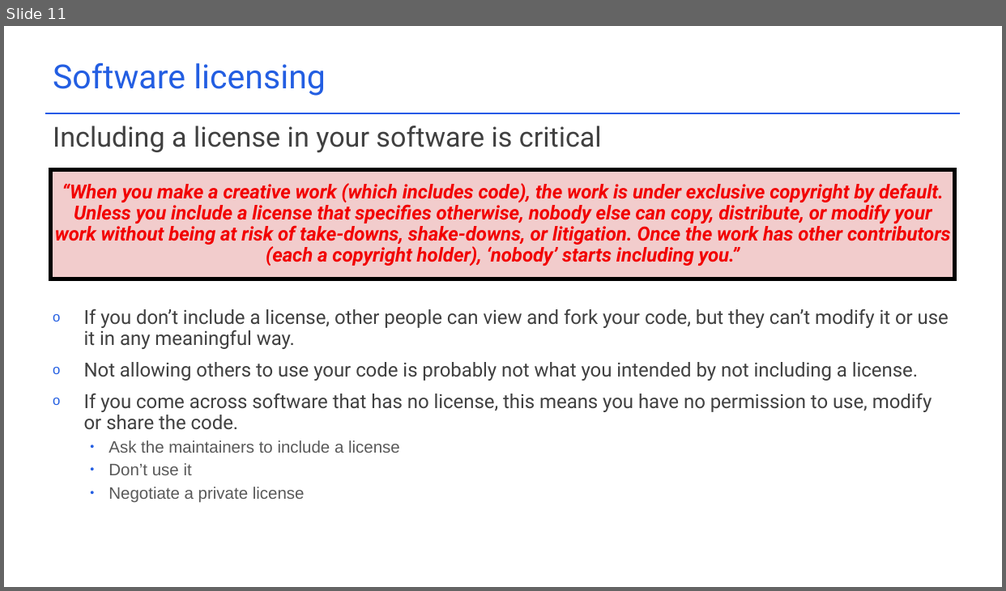
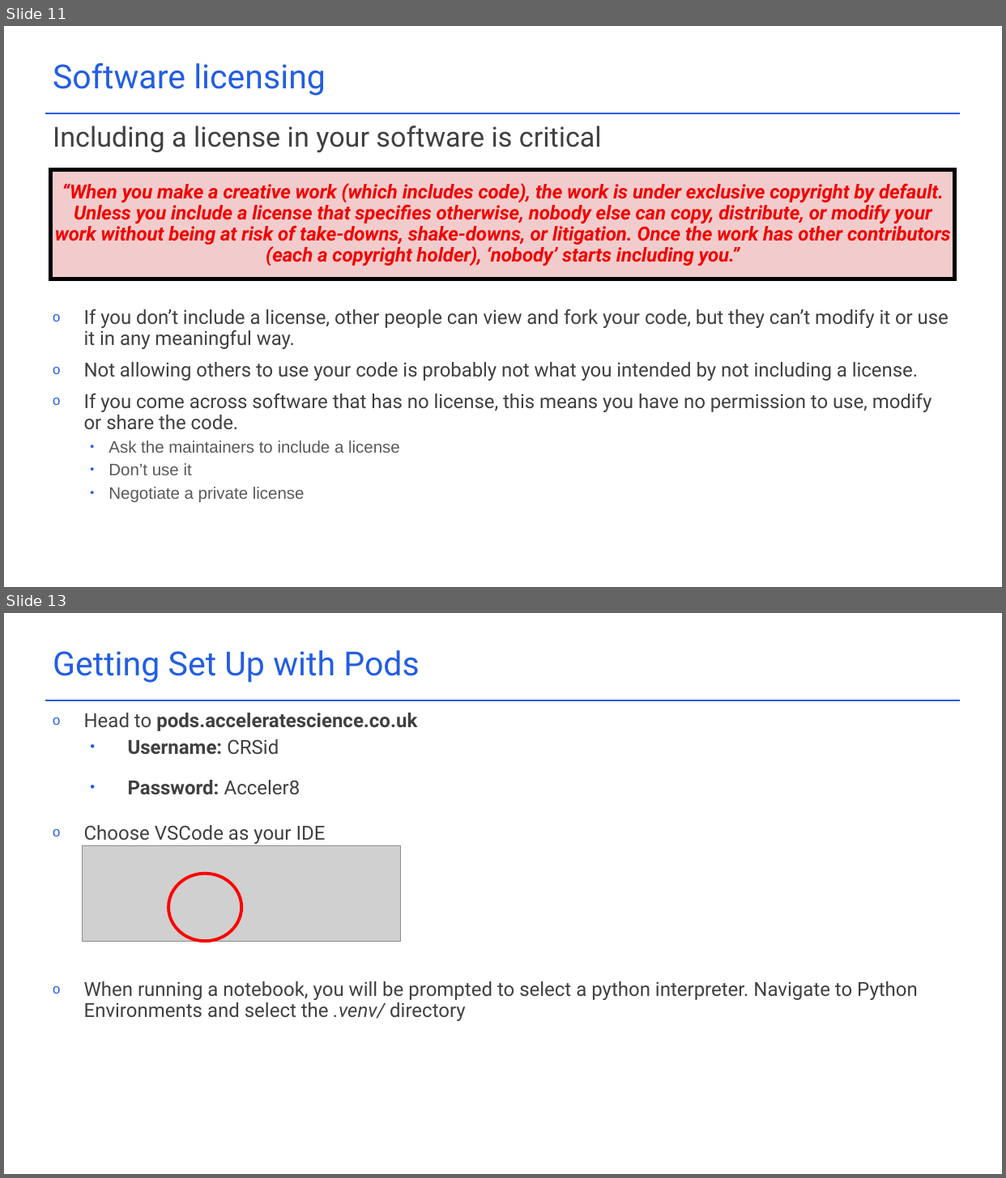
Before and after one commit to acceleratescience/packaging-publishing, a slide deck: docs/Slides/2_versioncontrol.pptx. Shown one above the other, each under a label of ours: slide 11 before the commit, slides 11 and 13 after it; the slides between them are not shown. The pictures are 1006x591 and 1006x1178 pixels, drawn with LibreOffice and Linux fonts; fonts in the diff are those of the drawing; grey boxes stand for pictures; background and template pictures are left out. Boxes give left, top, right and bottom in pixels: in the first picture for what was removed or moved away, otherwise in the second. Text is boxed around its words. In the diff, an @@ line names an element or a change of style, - is before the commit and + after.

```diff
--- a/docs/Slides/2_versioncontrol.pptx
+++ b/docs/Slides/2_versioncontrol.pptx
@@ slide 13 added at (4,613,1002,1174), background #FFFFFF; not listed: 1 template element that a slide beside it also shows @@
@@ text added at (53,650,419,683), 32 pt, text #235EE2 @@
+Getting Set Up with Pods
@@ text added at (84,713,918,1021), 18.7 pt, text #404040 @@
+o Head to pods.acceleratescience.co.uk
+  • Username: CRSid
+  • Password: Acceler8
+o Choose VSCode as your IDE
+o When running a notebook, you will be prompted to select a python interpreter. Navigate to Python Environments and select the .venv/ directory
@@ picture added at (83,845,401,941) @@
@@ ellipse added at (168,874,242,941), outline #FF0000 3 pt @@
```
Also in this commit, not shown: 1 other slide added, 1 slide removed, 6 other files.
